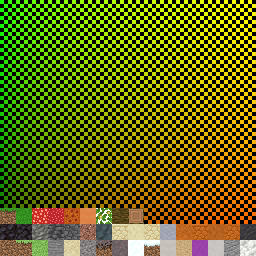
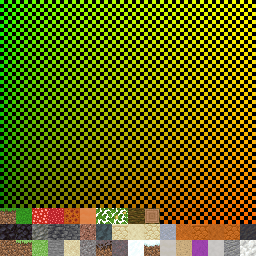
Two versions of the same layered image (w=256, h=256). Layer-by-layer changes:
painted on "blocks" over [98, 208, 160, 224]
painted on "uv gradient" over [112, 208, 128, 224]
